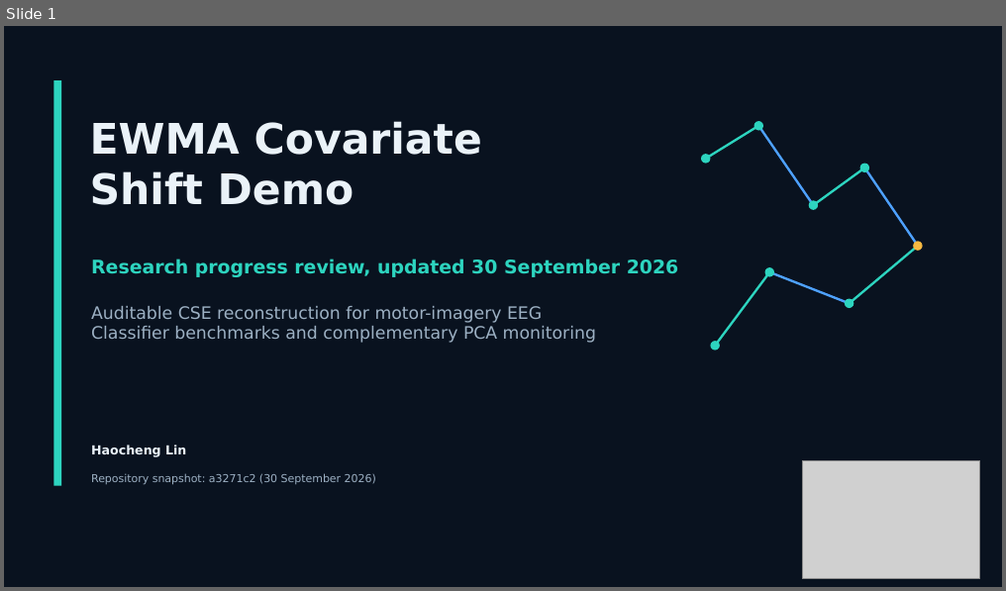
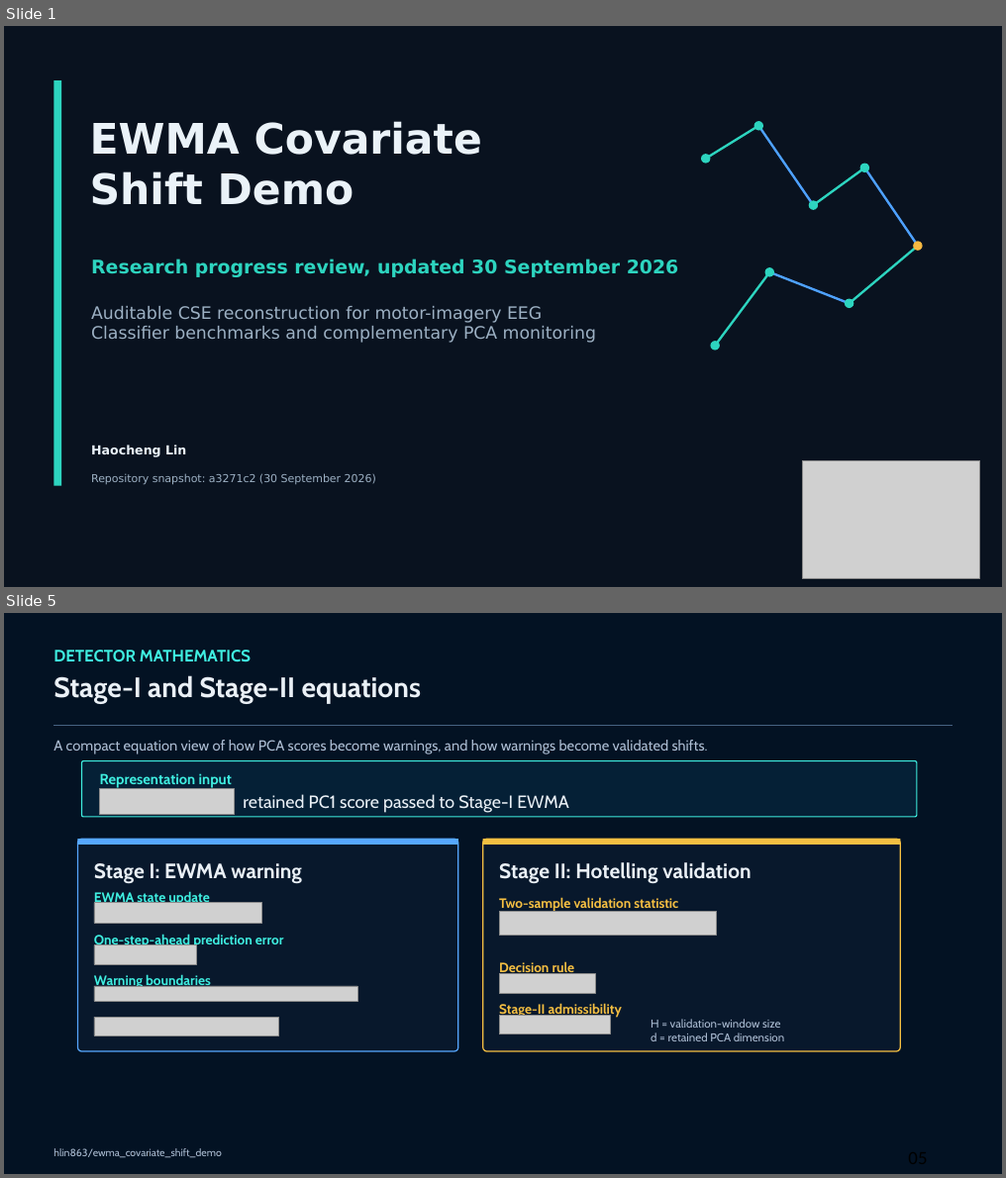
Before and after one commit to hlin863/ewma_covariate_shift_demo, a slide deck: presentations/EWMA_Covariate_Shift_Progress_Review_Haocheng_Lin.pptx. Shown one above the other, each under a label of ours: slide 1 before the commit, slides 1 and 5 after it; the slides between them are not shown. The pictures are 1006x591 and 1006x1178 pixels, drawn with LibreOffice and Linux fonts; fonts in the diff are those of the drawing; grey boxes stand for pictures. Boxes give left, top, right and bottom in pixels: in the first picture for what was removed or moved away, otherwise in the second. Text is boxed around its words. In the diff, an @@ line names an element or a change of style, - is before the commit and + after.

Commit message:
Update progress review presentation
Refresh the EWMA covariate shift progress review deck for Haocheng Lin with the latest presentation content and revisions.

```diff
--- a/presentations/EWMA_Covariate_Shift_Progress_Review_Haocheng_Lin.pptx
+++ b/presentations/EWMA_Covariate_Shift_Progress_Review_Haocheng_Lin.pptx
@@ slide 5 added at (x1=4, y1=613, x2=1002, y2=1174), background #031223 @@
@@ text added at (x1=54, y1=650, x2=251, y2=663), 16 pt, text #3FEEE0, bold @@
+DETECTOR MATHEMATICS
@@ text added at (x1=54, y1=675, x2=422, y2=703), 27 pt, text #EAF0F6, bold @@
+Stage-I and Stage-II equations
@@ line added from (54, 725) to (952, 725), #466282 1 pt @@
@@ text added at (x1=54, y1=740, x2=708, y2=755), 14 pt, text #ACBCD2 @@
+A compact equation view of how PCA scores become warnings, and how warnings become validated shifts.
@@ rounded rectangle added at (x1=82, y1=761, x2=917, y2=817), fill #052036, outline #3FEEE0 1.1 pt @@
@@ text added at (x1=100, y1=773, x2=232, y2=788), 14 pt, text #3FEEE0, bold @@
+Representation input
@@ picture added at (x1=100, y1=789, x2=235, y2=814) @@
@@ text added at (x1=243, y1=794, x2=569, y2=813), 17 pt, text #EAF0F6 @@
+retained PC1 score passed to Stage-I EWMA
@@ rounded rectangle added at (x1=77, y1=839, x2=458, y2=1052), fill #08182C, outline #56A7FF 1.2 pt @@
@@ rectangle added at (x1=77, y1=839, x2=458, y2=845), fill #56A7FF @@
@@ rounded rectangle added at (x1=483, y1=839, x2=901, y2=1052), fill #08182C, outline #F5BF42 1.2 pt @@
@@ rectangle added at (x1=483, y1=839, x2=901, y2=845), fill #F5BF42 @@
@@ text added at (x1=94, y1=863, x2=302, y2=884), 20 pt, text #EAF0F6, bold @@
+Stage I: EWMA warning
@@ text added at (x1=499, y1=862, x2=750, y2=884), 20 pt, text #EAF0F6, bold @@
+Stage II: Hotelling validation
@@ text added at (x1=94, y1=890, x2=209, y2=906), 13 pt, text #3FEEE0, bold @@
+EWMA state update
@@ picture added at (x1=94, y1=903, x2=261, y2=923) @@
@@ text added at (x1=499, y1=897, x2=678, y2=913), 13 pt, text #F5BF42, bold @@
+Two-sample validation statistic
@@ text added at (x1=94, y1=933, x2=284, y2=949), 13 pt, text #3FEEE0, bold @@
+One-step-ahead prediction error
@@ picture added at (x1=500, y1=912, x2=718, y2=935) @@
@@ picture added at (x1=94, y1=946, x2=196, y2=964) @@
@@ text added at (x1=499, y1=960, x2=575, y2=976), 13 pt, text #F5BF42, bold @@
+Decision rule
@@ text added at (x1=94, y1=973, x2=211, y2=989), 13 pt, text #3FEEE0, bold @@
+Warning boundaries
@@ picture added at (x1=94, y1=986, x2=357, y2=1001) @@
@@ picture added at (x1=500, y1=973, x2=595, y2=993) @@
@@ picture added at (x1=94, y1=1017, x2=278, y2=1037) @@
@@ text added at (x1=499, y1=1002, x2=622, y2=1018), 13 pt, text #F5BF42, bold @@
+Stage-II admissibility
@@ picture added at (x1=500, y1=1016, x2=611, y2=1035) @@
@@ text added at (x1=650, y1=1019, x2=784, y2=1042), 11 pt, text #ACBCD2 @@
+H = validation-window size
+d = retained PCA dimension
@@ text added at (x1=54, y1=1149, x2=221, y2=1158), 10 pt, text #ACBCD2 @@
+hlin863/ewma_covariate_shift_demo
```
Also in this commit, not shown: 9 slides changed.
